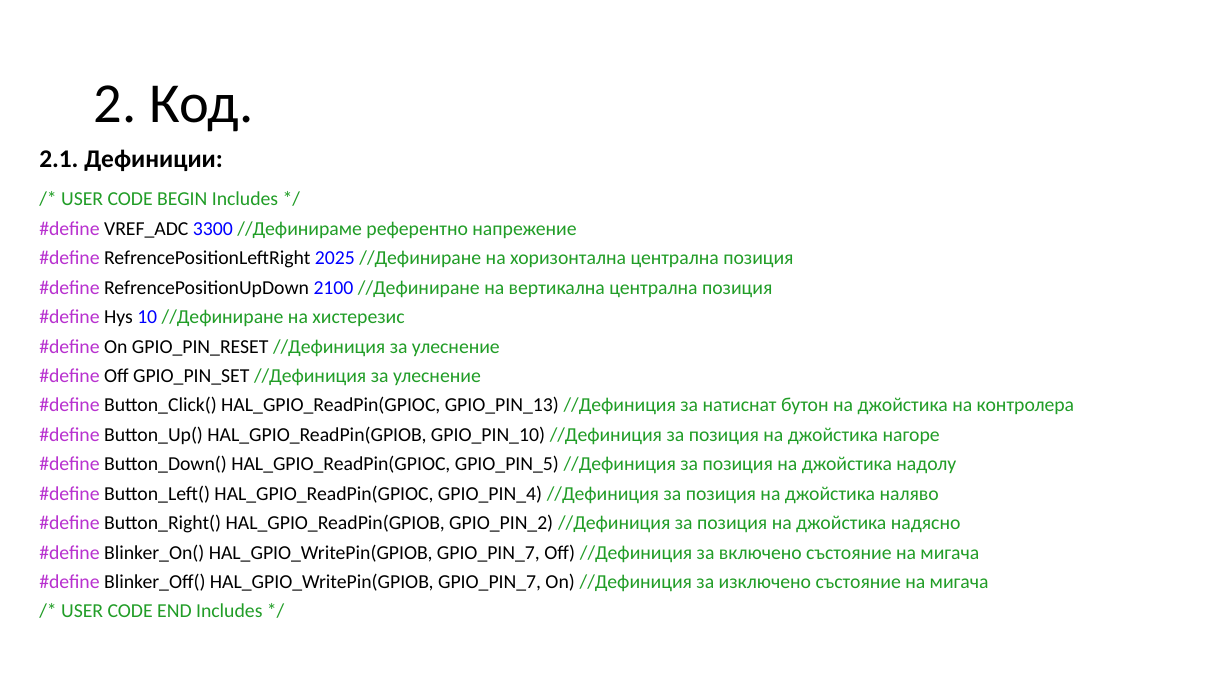
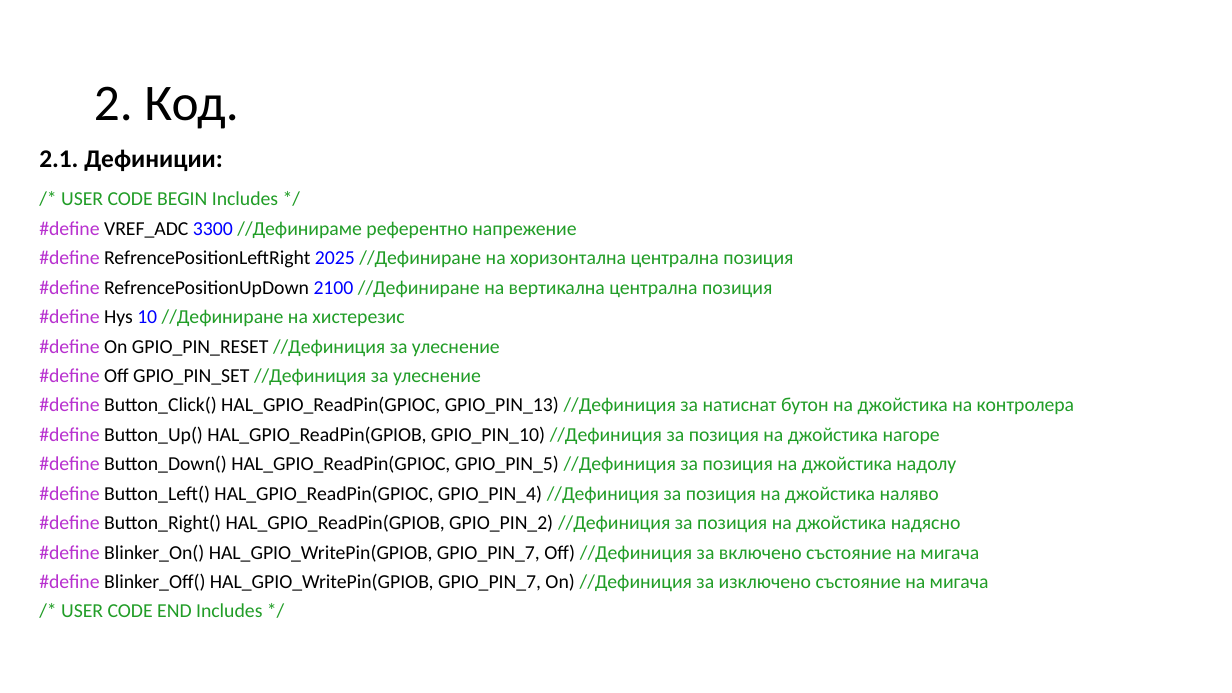
Before and after one commit to AlPagkou/EMZ-Project, a slide deck: slide 5 of ЕМЗ Проект.pptx (slide 3 before the commit). Drawn at 1232x693 pixels with LibreOffice and Linux fonts; fonts in the diff are those of the drawing. Boxes give left, top, right and bottom in pixels: in the first picture for what was removed or moved away, otherwise in the second. Text is boxed around its words. In the diff, an @@ line names an element or a change of style, - is before the commit and + after.

```diff
--- a/ЕМЗ Проект.pptx
+++ b/ЕМЗ Проект.pptx
@@ title "2. Код." at (94, 86, 238, 129): size 44 to 40 pt @@
```
Also in this commit, not shown: 4 other slides changed, 2 slides added, 3 other files.
